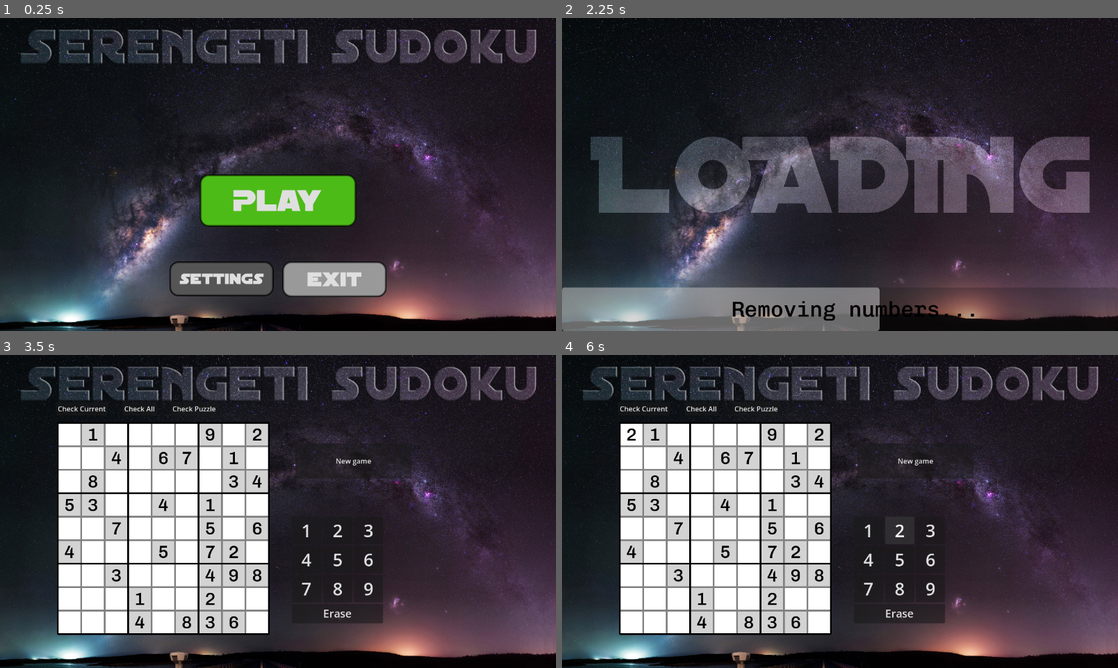
Above: before the commit, frames 1-4 (two rows, left to right).
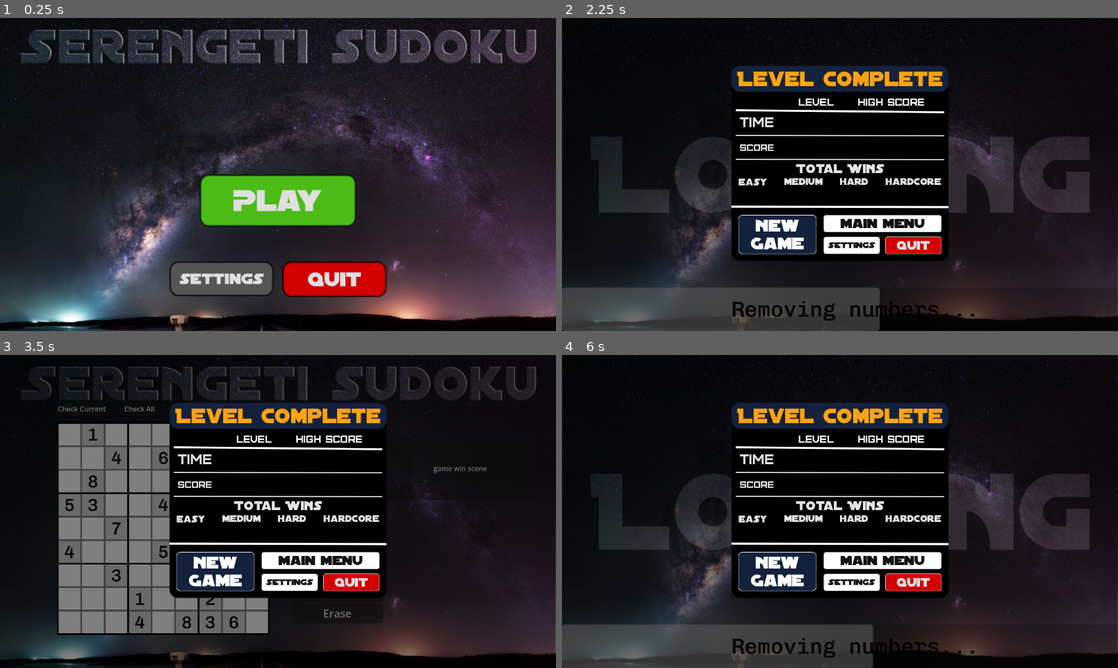
Above: after the commit, the same moments.

Repository: Convy32/Serengeti-Sudoku
Game: Godot game, scene res://main_menu.tscn
Same seed, same stepped clock (60 frames per second), same inputs: the game is played once before the commit and once after it.
Inputs (mouse positions are in pixels of both pictures, inside the frame that each line leads up to):
- Up to frame 1 (0.25 s): no input
- Up to frame 2 (2.25 s): click "Settings" at 0.5 s; click "Play" at 1.25 s; click "Medium" at 2 s
- Up to frame 3 (3.5 s): click "Check Puzzle" at 2.75 s
- Up to frame 4 (6 s): click (1023, 467) at 3.5 s, where only the run after the commit has a clickable "game win scene"; click (884, 561) at 4.25 s, where only the run after the commit has a clickable "Main Menu"; click (840, 536) at 5 s, where only the run after the commit has a clickable "Play"; click (884, 520) at 5.75 s, where only the run after the commit has a clickable "Hard"

The runs differ from the first frame. In frame 1, 1.8% of the frame differs, in the area x 50-70%, y 78-89%; in frame 2, 58%; in frame 3, 63%, in the area x 0-100%, y 0-100%; in frame 4, 62%.

Commit message:
Game win progress
Graphic done, buttons nearly finished, labels next

Diff:
--- a/sudoku/game.tscn
+++ b/sudoku/game.tscn
@@ -8,6 +8,11 @@
 [ext_resource type="Script" uid="uid://dn7hywdobsu33" path="res://loading_screen.gd" id="6_eow3j"]
 [ext_resource type="Texture2D" uid="uid://bt8yarauyheww" path="res://blackgrid1.png" id="6_ryrav"]
 [ext_resource type="Texture2D" uid="uid://bd12jw4ns8b0u" path="res://loadingscreen.png" id="7_eow3j"]
+[ext_resource type="Texture2D" uid="uid://coq1wf8unko64" path="res://GameWin.png" id="9_iotsf"]
+[ext_resource type="Theme" uid="uid://b2m4ma05wpjb4" path="res://new_game_buttons.tres" id="10_lc2xo"]
+[ext_resource type="FontFile" uid="uid://bicjk5v1qejgw" path="res://SF Distant Galaxy.ttf" id="11_215e1"]
+[ext_resource type="Theme" uid="uid://b88bhbgjdqr5g" path="res://game_over_buttons.tres" id="12_7sc4i"]
+[ext_resource type="Theme" uid="uid://cndcs6l2sw2ed" path="res://quitbutton.tres" id="13_lc2xo"]
 
 [sub_resource type="Theme" id="Theme_feb5d"]
 Label/colors/font_color = Color(0, 0, 0, 1)
@@ -26,7 +31,8 @@
 grow_vertical = 2
 theme = SubResource("Theme_feb5d")
 script = ExtResource("2_ryrav")
-metadata/_edit_vertical_guides_ = [640.0]
+metadata/_edit_vertical_guides_ = [640.0, 606.0, 602.0, 874.0]
+metadata/_edit_horizontal_guides_ = [453.0, 543.0, 453.0]
 
 [node name="MainMenu720" type="Sprite2D" parent="." unique_id=1643750564]
 position = Vector2(640, 360)
@@ -60,6 +66,14 @@
 columns = 9
 script = ExtResource("1_80nbo")
 
+[node name="Button" type="Button" parent="." unique_id=1536445701]
+layout_mode = 0
+offset_left = 890.0
+offset_top = 187.0
+offset_right = 1229.0
+offset_bottom = 334.0
+text = "game win scene"
+
 [node name="MenuBar" type="MenuBar" parent="." unique_id=1693006105]
 layout_mode = 0
 offset_left = 129.0
@@ -215,6 +229,65 @@
 horizontal_alignment = 1
 vertical_alignment = 1
 
+[node name="GameWin" type="Control" parent="." unique_id=1862584902]
+anchors_preset = 0
+offset_right = 1280.0
+offset_bottom = 720.0
+
+[node name="GameWin2" type="Sprite2D" parent="GameWin" unique_id=841511387]
+position = Vector2(640, 360)
+texture = ExtResource("9_iotsf")
+
+[node name="NewGame" type="Button" parent="GameWin" unique_id=667322620]
+layout_mode = 0
+offset_left = 406.0
+offset_top = 453.0
+offset_right = 586.0
+offset_bottom = 543.0
+theme = ExtResource("10_lc2xo")
+theme_override_colors/font_color = Color(1, 1, 1, 1)
+theme_override_fonts/font = ExtResource("11_215e1")
+theme_override_font_sizes/font_size = 40
+text = "New
+Game"
+
+[node name="Button" type="Button" parent="GameWin" unique_id=1191878814]
+layout_mode = 0
+offset_left = 602.0
+offset_top = 453.0
+offset_right = 874.0
+offset_bottom = 493.0
+theme = ExtResource("12_7sc4i")
+theme_override_font_sizes/font_size = 32
+text = "Main Menu"
+
+[node name="Settings" type="Button" parent="GameWin" unique_id=1902516759]
+layout_mode = 0
+offset_left = 602.0
+offset_top = 503.0
+offset_right = 732.0
+offset_bottom = 543.0
+theme = ExtResource("12_7sc4i")
+theme_override_font_sizes/font_size = 20
+text = "Settings"
+
+[node name="Quit" type="Button" parent="GameWin" unique_id=395692271]
+layout_mode = 0
+offset_left = 744.0
+offset_top = 503.0
+offset_right = 874.0
+offset_bottom = 543.0
+theme = ExtResource("13_lc2xo")
+theme_override_font_sizes/font_size = 30
+text = "Quit"
+
+[node name="GameLose" type="Control" parent="." unique_id=894196565]
+visible = false
+anchors_preset = 0
+offset_right = 1280.0
+offset_bottom = 720.0
+
+[connection signal="pressed" from="Button" to="." method="show_game_win"]
 [connection signal="id_pressed" from="MenuBar/Check Current" to="." method="_on_check_current_id_pressed"]
 [connection signal="id_pressed" from="MenuBar2/Check All" to="." method="_on_check_all_id_pressed"]
 [connection signal="pressed" from="Check Puzzle" to="." method="check_puzzle"]
@@ -229,3 +302,6 @@
 [connection signal="pressed" from="InputBox/NumInputBox/Button8" to="." method="input_button_pressed" binds= [8]]
 [connection signal="pressed" from="InputBox/NumInputBox/Button9" to="." method="input_button_pressed" binds= [9]]
 [connection signal="pressed" from="InputBox/Eraser" to="." method="eraser_button_pressed"]
+[connection signal="pressed" from="GameWin/NewGame" to="." method="_on_new_game_pressed"]
+[connection signal="pressed" from="GameWin/Button" to="." method="gameover_mainmenu_button_pressed"]
+[connection signal="pressed" from="GameWin/Quit" to="." method="gameover_quit_button_pressed"]
--- /dev/null
+++ b/sudoku/game_over_buttons.tres
@@ -0,0 +1,44 @@
+[gd_resource type="Theme" format=3 uid="uid://b88bhbgjdqr5g"]
+
+[ext_resource type="FontFile" uid="uid://bicjk5v1qejgw" path="res://SF Distant Galaxy.ttf" id="1_57ap4"]
+
+[sub_resource type="StyleBoxFlat" id="StyleBoxFlat_i2k4n"]
+border_width_left = 1
+border_width_top = 1
+border_width_right = 1
+border_width_bottom = 1
+border_color = Color(1, 1, 1, 1)
+corner_radius_top_left = 5
+corner_radius_top_right = 5
+corner_radius_bottom_right = 5
+corner_radius_bottom_left = 5
+
+[sub_resource type="StyleBoxFlat" id="StyleBoxFlat_57ap4"]
+bg_color = Color(1, 1, 1, 1)
+border_width_left = 1
+border_width_top = 1
+border_width_right = 1
+border_width_bottom = 1
+border_color = Color(0.49803922, 0.49803922, 0.49803922, 1)
+corner_radius_top_left = 5
+corner_radius_top_right = 5
+corner_radius_bottom_right = 5
+corner_radius_bottom_left = 5
+
+[sub_resource type="StyleBoxFlat" id="StyleBoxFlat_44psc"]
+border_width_left = 1
+border_width_top = 1
+border_width_right = 1
+border_width_bottom = 1
+border_color = Color(1, 1, 1, 1)
+corner_radius_top_left = 5
+corner_radius_top_right = 5
+corner_radius_bottom_right = 5
+corner_radius_bottom_left = 5
+
+[resource]
+Button/colors/font_color = Color(0.06666667, 0.06666667, 0.06666667, 1)
+Button/fonts/font = ExtResource("1_57ap4")
+Button/styles/hover = SubResource("StyleBoxFlat_i2k4n")
+Button/styles/normal = SubResource("StyleBoxFlat_57ap4")
+Button/styles/pressed = SubResource("StyleBoxFlat_44psc")
--- a/sudoku/main.gd
+++ b/sudoku/main.gd
@@ -135,8 +135,17 @@
 		if Globals.health <= 0:
 			game_lose()
 
+func show_game_win() -> void:
+	game_win()
+
+func gameover_mainmenu_button_pressed() -> void:
+	get_tree().change_scene_to_file("res://main_menu.tscn")
+
+func gameover_quit_button_pressed() -> void:
+	get_tree().quit()
+
 func game_win():
-	pass
+	$GameWin.visible = true
 
 func game_lose():
 	var game_selector = new_game.instantiate(PackedScene.GEN_EDIT_STATE_INSTANCE)
--- a/sudoku/main_menu.tscn
+++ b/sudoku/main_menu.tscn
@@ -2,7 +2,7 @@
 
 [ext_resource type="Texture2D" uid="uid://2hr8gkf330r4" path="res://Main_menu_720.png" id="1_06t4h"]
 [ext_resource type="Script" uid="uid://dh1wg85t7y2py" path="res://main_menu.gd" id="1_fu7sn"]
-[ext_resource type="Theme" uid="uid://3vq2ejbg8ql2" path="res://mainmenubuttons.tres" id="2_7vrkn"]
+[ext_resource type="Theme" uid="uid://berbaoetvcro3" path="res://quitbuttonMM.tres" id="3_fu7sn"]
 
 [sub_resource type="StyleBoxFlat" id="StyleBoxFlat_7vrkn"]
 bg_color = Color(0.29803923, 0.73333335, 0.09019608, 1)
@@ -102,7 +102,7 @@
 offset_top = 360.0
 offset_right = 819.9997
 offset_bottom = 480.0
-theme = ExtResource("2_7vrkn")
+theme = ExtResource("3_fu7sn")
 theme_override_styles/normal = SubResource("StyleBoxFlat_7vrkn")
 theme_override_styles/pressed = SubResource("StyleBoxFlat_fu7sn")
 theme_override_styles/hover = SubResource("StyleBoxFlat_jix8l")
@@ -114,22 +114,22 @@
 offset_top = 560.0
 offset_right = 630.0
 offset_bottom = 640.0
-theme = ExtResource("2_7vrkn")
+theme = ExtResource("3_fu7sn")
 theme_override_font_sizes/font_size = 36
 theme_override_styles/normal = SubResource("StyleBoxFlat_glbon")
 theme_override_styles/pressed = SubResource("StyleBoxFlat_nlkkf")
 theme_override_styles/hover = SubResource("StyleBoxFlat_qe12f")
 text = "Settings"
 
-[node name="Exit" type="Button" parent="." unique_id=416332157]
+[node name="Quit" type="Button" parent="." unique_id=416332157]
 layout_mode = 0
 offset_left = 650.0
 offset_top = 560.0
 offset_right = 890.0
 offset_bottom = 642.0
-theme = ExtResource("2_7vrkn")
+theme = ExtResource("3_fu7sn")
 theme_override_font_sizes/font_size = 48
-text = "Exit"
+text = "Quit"
 
 [connection signal="pressed" from="Play" to="." method="_on_play_pressed"]
-[connection signal="pressed" from="Exit" to="." method="_on_exit_pressed"]
+[connection signal="pressed" from="Quit" to="." method="_on_exit_pressed"]
--- /dev/null
+++ b/sudoku/quitbutton.tres
@@ -0,0 +1,47 @@
+[gd_resource type="Theme" format=3 uid="uid://cndcs6l2sw2ed"]
+
+[ext_resource type="FontFile" uid="uid://bicjk5v1qejgw" path="res://SF Distant Galaxy.ttf" id="1_fgc3e"]
+
+[sub_resource type="StyleBoxFlat" id="StyleBoxFlat_81eyt"]
+bg_color = Color(0.9607843, 0.05882353, 0.05882353, 1)
+border_width_left = 1
+border_width_top = 1
+border_width_right = 1
+border_width_bottom = 1
+border_color = Color(1, 1, 1, 1)
+corner_radius_top_left = 5
+corner_radius_top_right = 5
+corner_radius_bottom_right = 5
+corner_radius_bottom_left = 5
+
+[sub_resource type="StyleBoxFlat" id="StyleBoxFlat_fgc3e"]
+bg_color = Color(0.827451, 0, 0, 1)
+border_width_left = 1
+border_width_top = 1
+border_width_right = 1
+border_width_bottom = 1
+border_color = Color(1, 1, 1, 1)
+corner_radius_top_left = 5
+corner_radius_top_right = 5
+corner_radius_bottom_right = 5
+corner_radius_bottom_left = 5
+
+[sub_resource type="StyleBoxFlat" id="StyleBoxFlat_1pf5x"]
+bg_color = Color(1, 0, 0, 1)
+border_width_left = 1
+border_width_top = 1
+border_width_right = 1
+border_width_bottom = 1
+border_color = Color(1, 1, 1, 1)
+corner_radius_top_left = 5
+corner_radius_top_right = 5
+corner_radius_bottom_right = 5
+corner_radius_bottom_left = 5
+
+[resource]
+Button/colors/font_color = Color(0.875, 0.875, 0.875, 1)
+Button/font_sizes/font_size = 72
+Button/fonts/font = ExtResource("1_fgc3e")
+Button/styles/hover = SubResource("StyleBoxFlat_81eyt")
+Button/styles/normal = SubResource("StyleBoxFlat_fgc3e")
+Button/styles/pressed = SubResource("StyleBoxFlat_1pf5x")
--- /dev/null
+++ b/sudoku/quitbuttonMM.tres
@@ -0,0 +1,50 @@
+[gd_resource type="Theme" format=3 uid="uid://berbaoetvcro3"]
+
+[ext_resource type="FontFile" uid="uid://bicjk5v1qejgw" path="res://SF Distant Galaxy.ttf" id="1_3ndr7"]
+
+[sub_resource type="StyleBoxFlat" id="StyleBoxFlat_81eyt"]
+bg_color = Color(0.9607843, 0.05882353, 0.05882353, 1)
+border_width_left = 5
+border_width_top = 5
+border_width_right = 5
+border_width_bottom = 5
+border_color = Color(0, 0, 0, 1)
+border_blend = true
+corner_radius_top_left = 20
+corner_radius_top_right = 20
+corner_radius_bottom_right = 20
+corner_radius_bottom_left = 20
+
+[sub_resource type="StyleBoxFlat" id="StyleBoxFlat_fgc3e"]
+bg_color = Color(0.827451, 0, 0, 1)
+border_width_left = 5
+border_width_top = 5
+border_width_right = 5
+border_width_bottom = 5
+border_color = Color(0, 0, 0, 1)
+border_blend = true
+corner_radius_top_left = 20
+corner_radius_top_right = 20
+corner_radius_bottom_right = 20
+corner_radius_bottom_left = 20
+
+[sub_resource type="StyleBoxFlat" id="StyleBoxFlat_1pf5x"]
+bg_color = Color(1, 0, 0, 1)
+border_width_left = 5
+border_width_top = 5
+border_width_right = 5
+border_width_bottom = 5
+border_color = Color(0, 0, 0, 1)
+border_blend = true
+corner_radius_top_left = 20
+corner_radius_top_right = 20
+corner_radius_bottom_right = 20
+corner_radius_bottom_left = 20
+
+[resource]
+Button/colors/font_color = Color(0.875, 0.875, 0.875, 1)
+Button/font_sizes/font_size = 72
+Button/fonts/font = ExtResource("1_3ndr7")
+Button/styles/hover = SubResource("StyleBoxFlat_81eyt")
+Button/styles/normal = SubResource("StyleBoxFlat_fgc3e")
+Button/styles/pressed = SubResource("StyleBoxFlat_1pf5x")
Binary file added: sudoku/GameWin.png
Not shown, added: sudoku/GameWin.png.import
